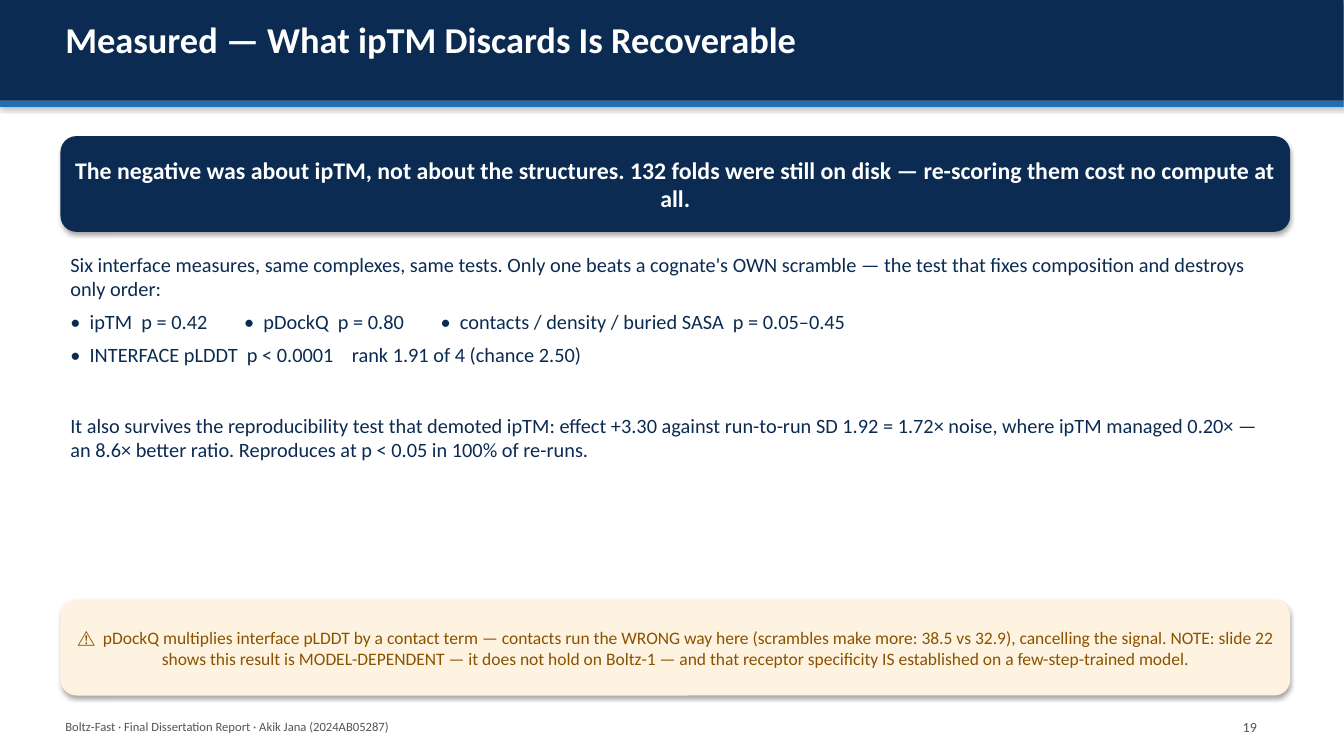
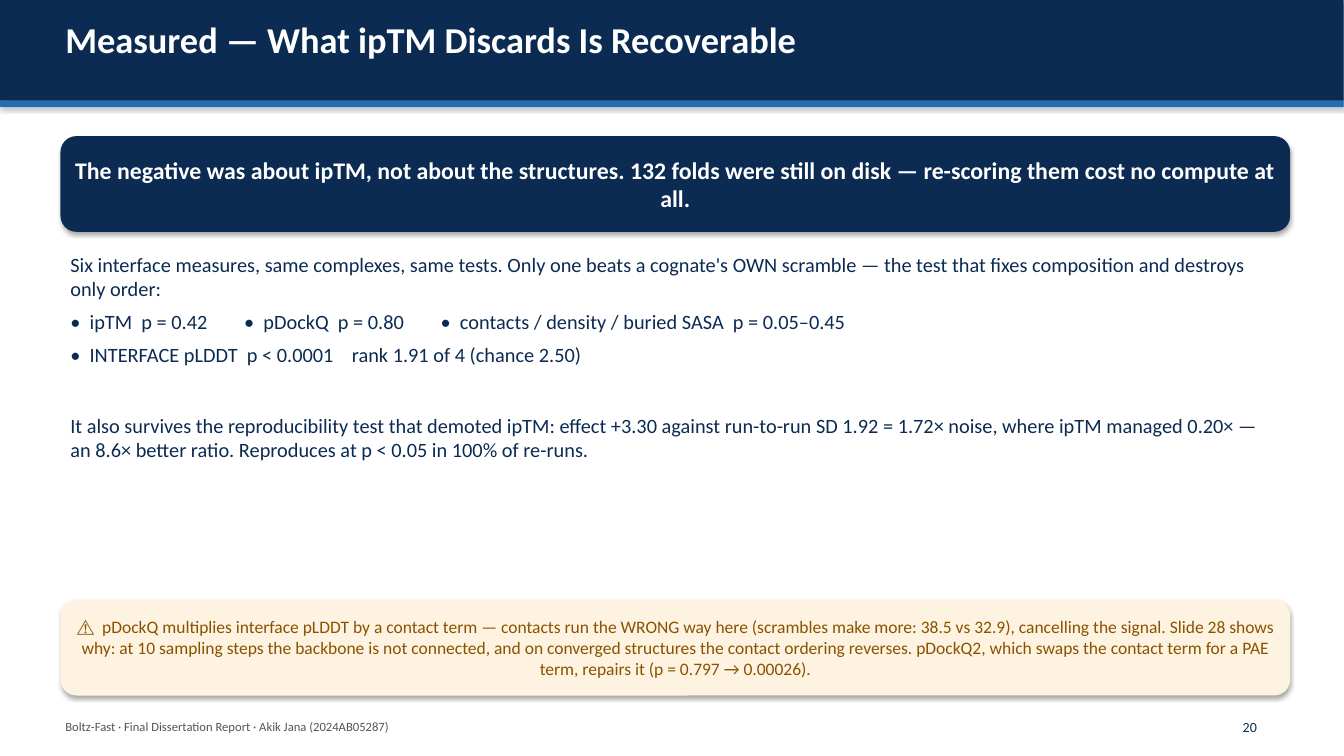
Before and after one commit to AkikJana/biomolecular-design-coreai, a slide deck: slide 20 of final_dissertation_presentation.pptx. Drawn at 1344x756 pixels with LibreOffice and Linux fonts; fonts in the diff are those of the drawing. Boxes give left, top, right and bottom in pixels: in the first picture for what was removed or moved away, otherwise in the second. Text is boxed around its words. In the diff, an @@ line names an element or a change of style, - is before the commit and + after.

```diff
--- a/final_dissertation_presentation.pptx
+++ b/final_dissertation_presentation.pptx
@@ text in rounded rectangle at bbox=[82, 620, 1273, 678]: text changed @@
-⚠ pDockQ multiplies interface pLDDT by a contact term — contacts run the WRONG way here (scrambles make more: 38.5 vs 32.9), cancelling the signal. NOTE: slide 22 shows this result is MODEL-DEPENDENT — it does not hold on Boltz-1 — and that receptor specificity IS established on a few-step-trained model.
+⚠ pDockQ multiplies interface pLDDT by a contact term — contacts run the WRONG way here (scrambles make more: 38.5 vs 32.9), cancelling the signal. Slide 28 shows why: at 10 sampling steps the backbone is not connected, and on converged structures the contact ordering reverses. pDockQ2, which swaps the contact term for a PAE term, repairs it (p = 0.797 → 0.00026).
@@ text at bbox=[1243, 723, 1257, 732]: text changed; text colour #555555 to #0B2B52 @@
-19
+20
```
Also in this commit, not shown: 24 other slides changed, 4 slides added, 2 other files.
